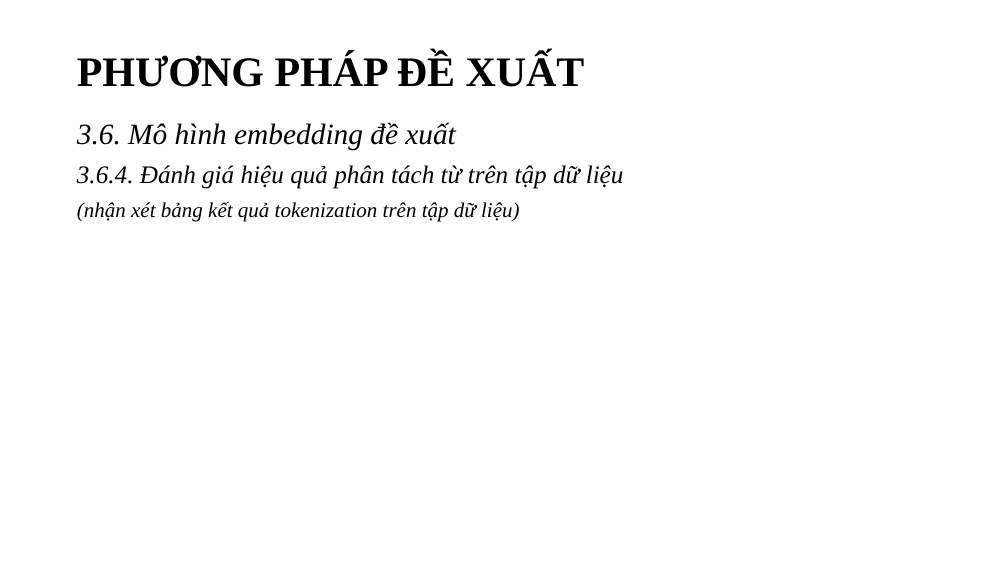
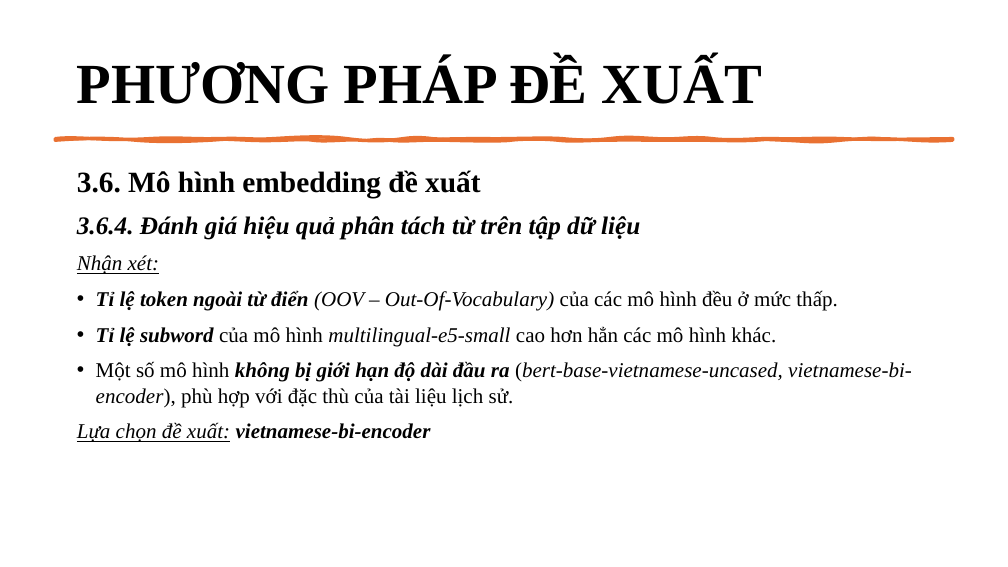
Before and after one commit to ngovanuc/Vietnamese_History_Chatbot, a slide deck: slide 32 of documents/slide bao cao v2.pptx (slide 33 before the commit). Drawn at 1008x567 pixels with LibreOffice and Linux fonts; fonts in the diff are those of the drawing. Boxes give left, top, right and bottom in pixels: in the first picture for what was removed or moved away, otherwise in the second. Text is boxed around its words. In the diff, an @@ line names an element or a change of style, - is before the commit and + after.

```diff
--- a/documents/slide bao cao v2.pptx
+++ b/documents/slide bao cao v2.pptx
@@ title "PHƯƠNG PHÁP ĐỀ XUẤT" at [77, 59, 763, 104]: size 40 to 54 pt @@
@@ freeform shape added at [55, 138, 953, 140], fill #E97132, outline #E97132 3.25 pt @@
@@ text "3.6. Mô hình embedding đề ...": place and size @@
-text "3.6. Mô hình embedding đề ..." at [77, 122, 624, 222]
+text "3.6. Mô hình embedding đề ..." at [77, 170, 912, 442]
@@ text at [77, 170, 640, 240]: bold on in "3.6. Mô hình embedding đề xuất", "3.6.4. Đánh giá hiệu quả phân tách ..."; italic off in "3.6. Mô hình embedding đề xuất"; line spacing 0.9 to 1 @@
@@ text at [77, 255, 912, 442]: text changed @@
-(nhận xét bảng kết quả tokenization trên tập dữ liệu)
+Nhận xét:
+• Tỉ lệ token ngoài từ điển (OOV – Out-Of-Vocabulary) của các mô hình đều ở mức thấp.
+• Tỉ lệ subword của mô hình multilingual-e5-small cao hơn hẳn các mô hình khác.
+• Một số mô hình không bị giới hạn độ dài đầu ra (bert-base-vietnamese-uncased, vietnamese-bi-encoder), phù hợp với đặc thù của tài liệu lịch sử.
+Lựa chọn đề xuất: vietnamese-bi-encoder
```
Also in this commit, not shown: 39 other slides changed, 3 slides added, 4 slides removed, 1 other file.
